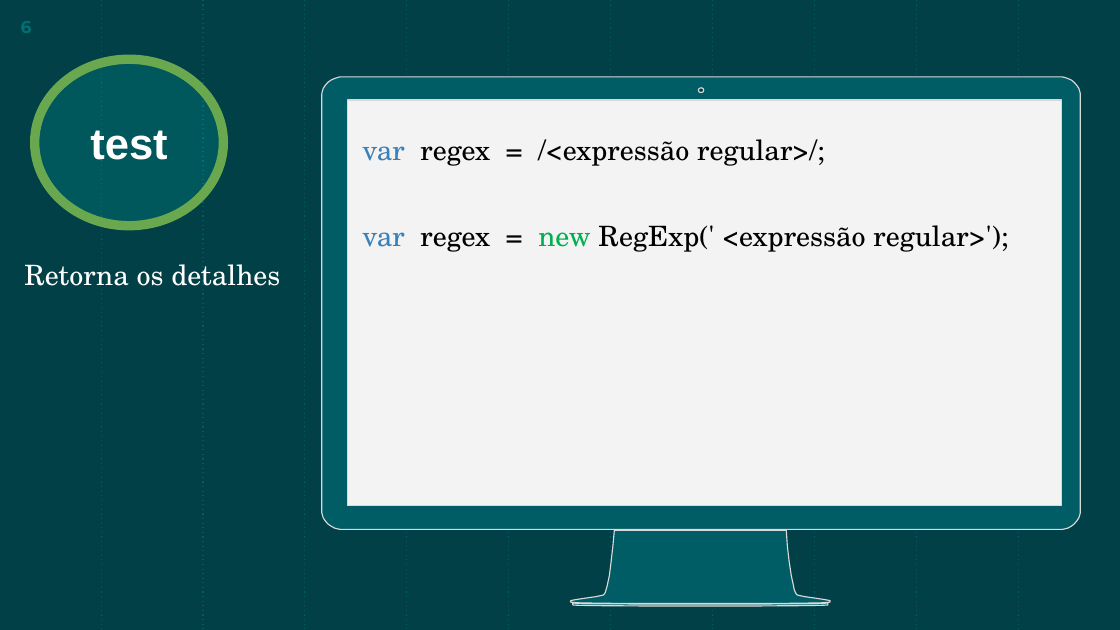
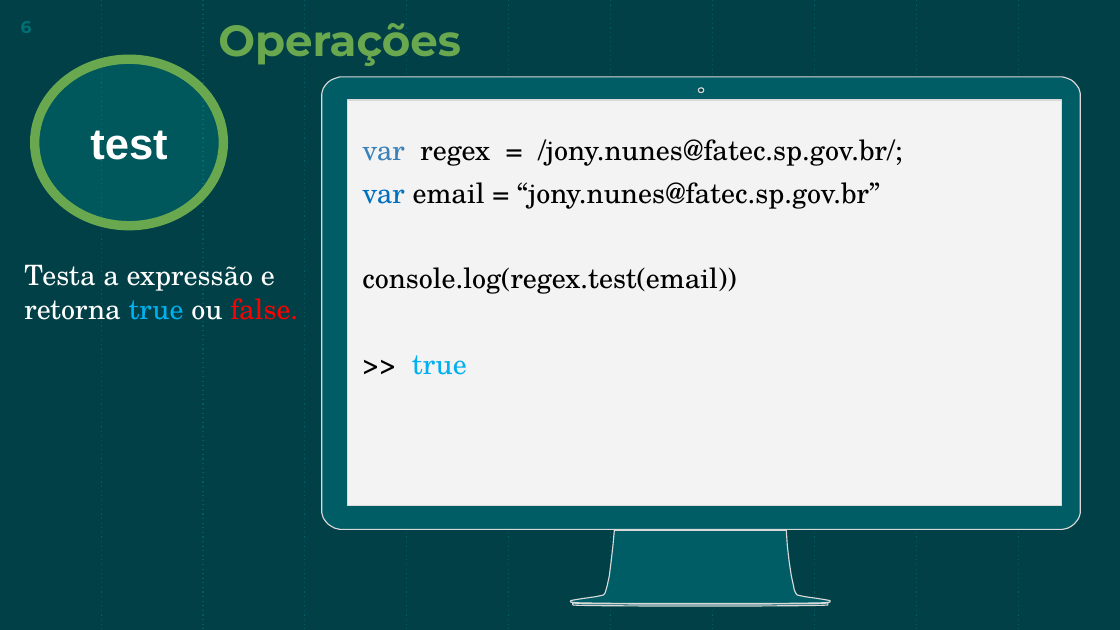
Before and after one commit to JonyAlan/regex, a slide deck: slide 6 of Regex.pptx. Drawn at 1120x630 pixels with LibreOffice and Linux fonts; fonts in the diff are those of the drawing. Boxes give left, top, right and bottom in pixels: in the first picture for what was removed or moved away, otherwise in the second. Text is boxed around its words. In the diff, an @@ line names an element or a change of style, - is before the commit and + after.

```diff
--- a/Regex.pptx
+++ b/Regex.pptx
@@ text added at bbox=[218, 23, 461, 66], 28 pt, text #6AA84F, bold @@
+Operações
@@ text at bbox=[362, 139, 902, 375]: text changed @@
-var regex = /<expressão regular>/;
-var regex = new RegExp(' <expressão regular>');
+var regex = /jony.nunes@fatec.sp.gov.br/;
+var email = “jony.nunes@fatec.sp.gov.br”
+console.log(regex.test(email))
+>> true
@@ subtitle at bbox=[24, 264, 298, 320]: text changed @@
-Retorna os detalhes
+Testa a expressão e retorna true ou false.
```
Also in this commit, not shown: 8 other slides changed, 9 slides added, 14 slides removed.
